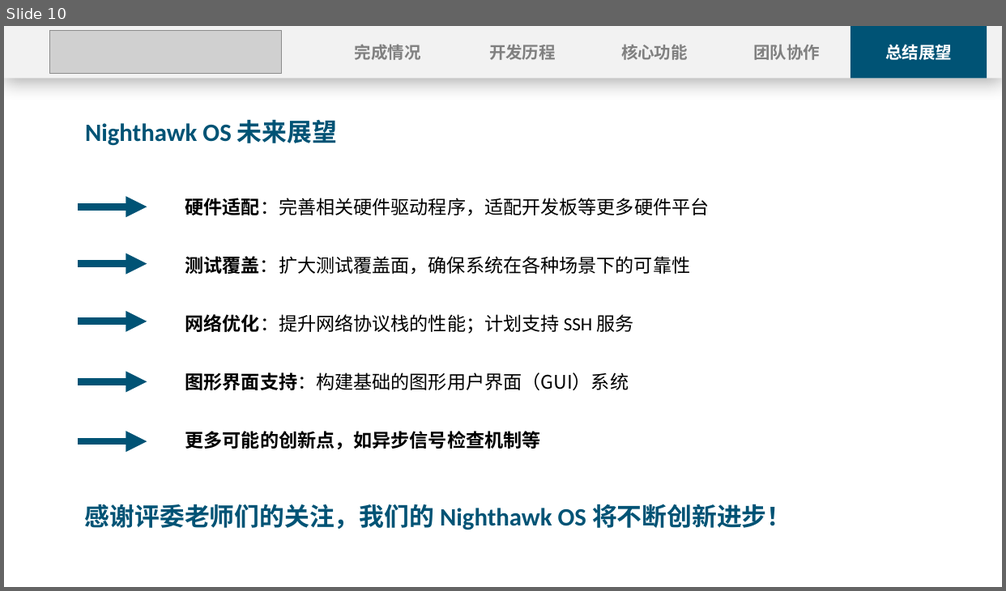
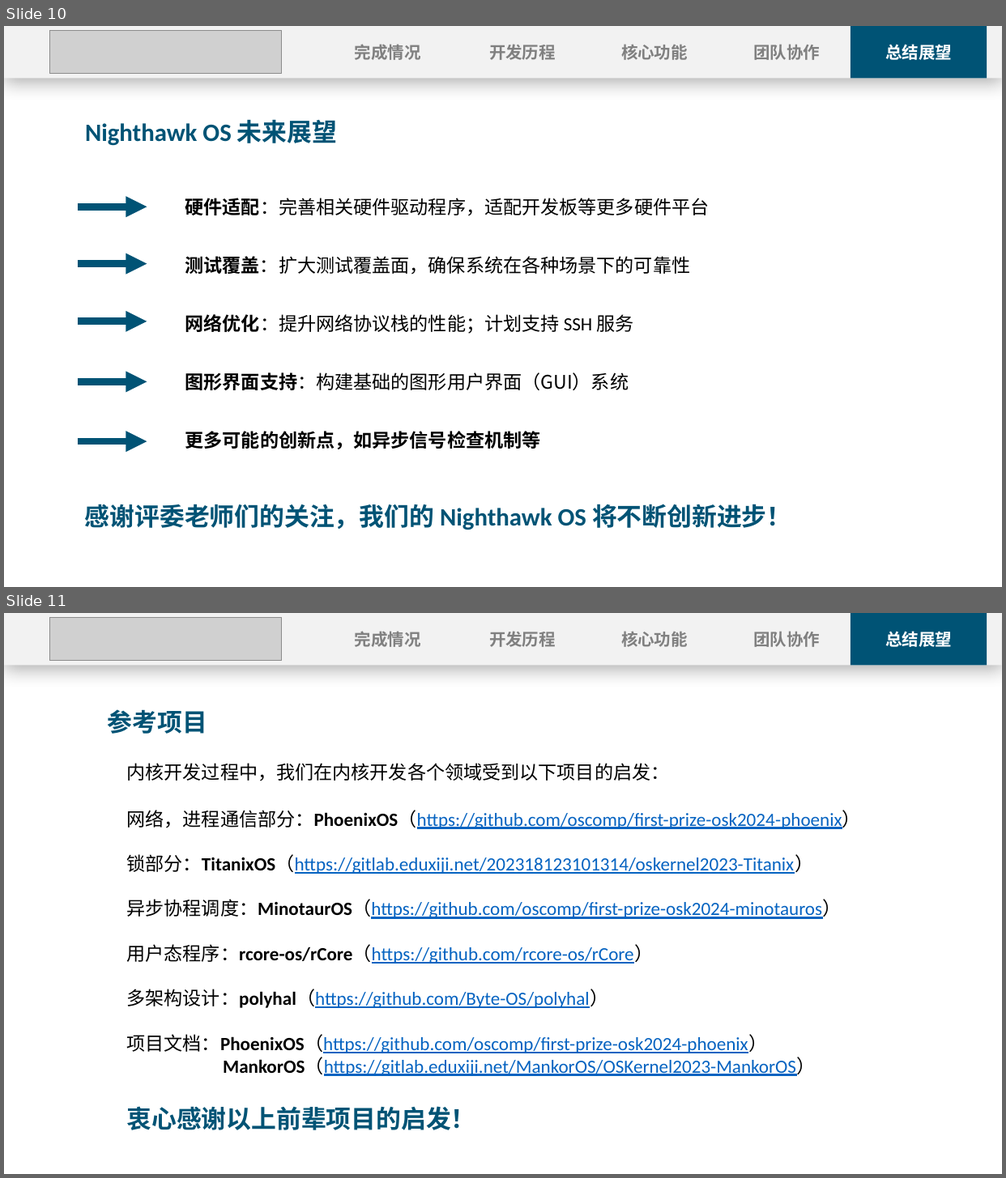
Before and after one commit to RustFlyer/OS, a slide deck: NighthawkOS初赛幻灯片.pptx. Shown one above the other, each under a label of ours: slide 10 before the commit, slides 10 and 11 after it. The pictures are 1006x591 and 1006x1178 pixels, drawn with LibreOffice and Linux fonts; fonts in the diff are those of the drawing; grey boxes stand for pictures. Boxes give left, top, right and bottom in pixels: in the first picture for what was removed or moved away, otherwise in the second. Text is boxed around its words. In the diff, an @@ line names an element or a change of style, - is before the commit and + after.

```diff
--- a/NighthawkOS初赛幻灯片.pptx
+++ b/NighthawkOS初赛幻灯片.pptx
@@ slide 11 added at bbox=[4, 613, 1002, 1174], background #FFFFFF @@
@@ group added at bbox=[4, 613, 1002, 666]: 5 texts, 2 rectangles, 1 picture @@
+开发历程
+核心功能
+团队协作
+总结展望
+完成情况
@@ text added at bbox=[108, 709, 207, 734], 24 pt, text #005375, bold @@
+参考项目
@@ text added at bbox=[127, 763, 670, 781], 18 pt, text #000000 @@
+内核开发过程中，我们在内核开发各个领域受到以下项目的启发：
@@ text added at bbox=[127, 810, 861, 1076], 18 pt, text #0563C1, underline @@
+网络，进程通信部分：PhoenixOS（https://github.com/oscomp/first-prize-osk2024-phoenix）
+锁部分：TitanixOS（https://gitlab.eduxiji.net/202318123101314/oskernel2023-Titanix）
+异步协程调度：MinotaurOS（https://github.com/oscomp/first-prize-osk2024-minotauros）
+用户态程序：rcore-os/rCore（https://github.com/rcore-os/rCore）
+多架构设计：polyhal（https://github.com/Byte-OS/polyhal）
+项目文档：PhoenixOS（https://github.com/oscomp/first-prize-osk2024-phoenix）
+MankorOS（https://gitlab.eduxiji.net/MankorOS/OSKernel2023-MankorOS）
@@ text added at bbox=[127, 1106, 476, 1131], 24 pt, text #005375, bold @@
+衷心感谢以上前辈项目的启发！
```
Also in this commit, not shown: 4 slides changed, 10 other files.
